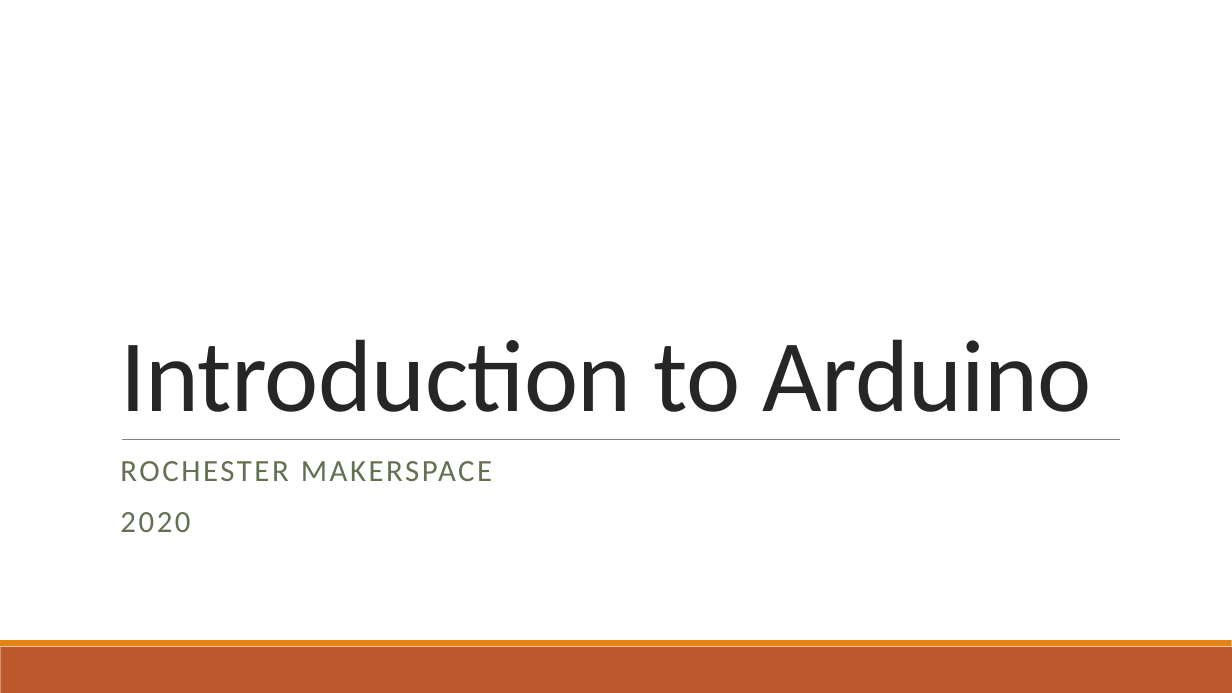
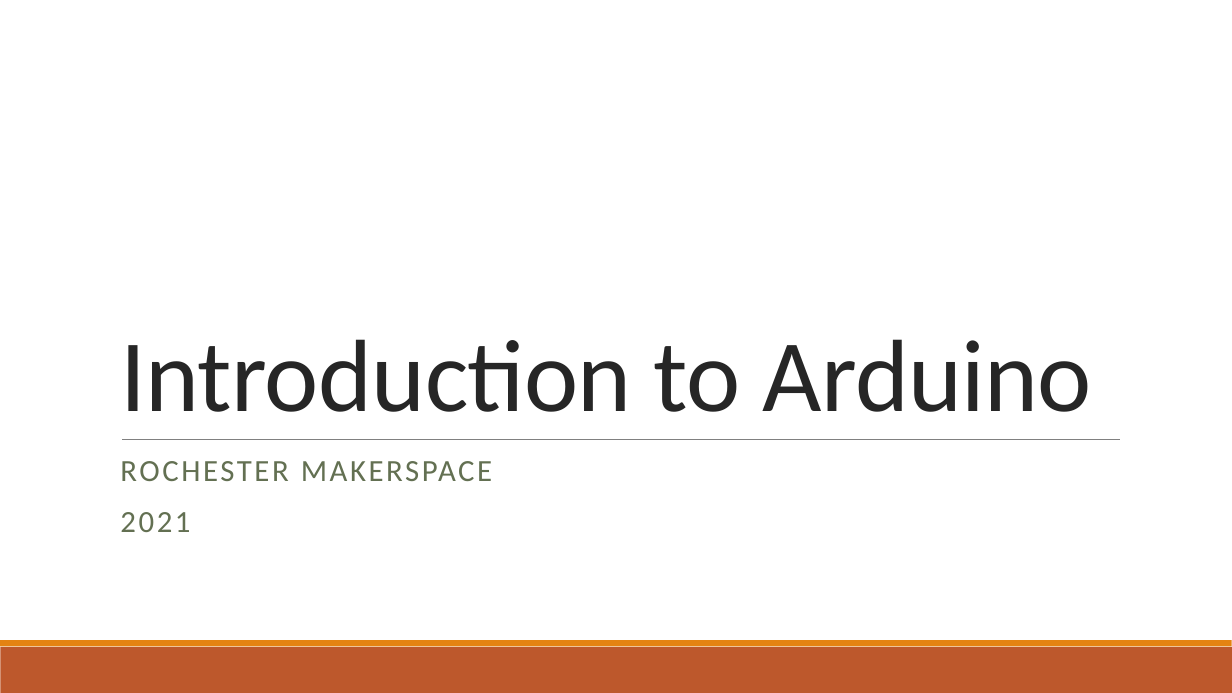
Before and after one commit to RochesterMakerSpace/ArduinoClass, a slide deck: slide 1 of docs/Introduction to Arduino.pptx. Drawn at 1232x693 pixels with LibreOffice and Linux fonts; fonts in the diff are those of the drawing. Boxes give left, top, right and bottom in pixels: in the first picture for what was removed or moved away, otherwise in the second. Text is boxed around its words. In the diff, an @@ line names an element or a change of style, - is before the commit and + after.

```diff
--- a/docs/Introduction to Arduino.pptx
+++ b/docs/Introduction to Arduino.pptx
@@ subtitle at <box>120,512,190,532</box>: text changed @@
-2020
+2021
```
Also in this commit, not shown: 12 other slides changed, 11 slides added, 7 other files.
